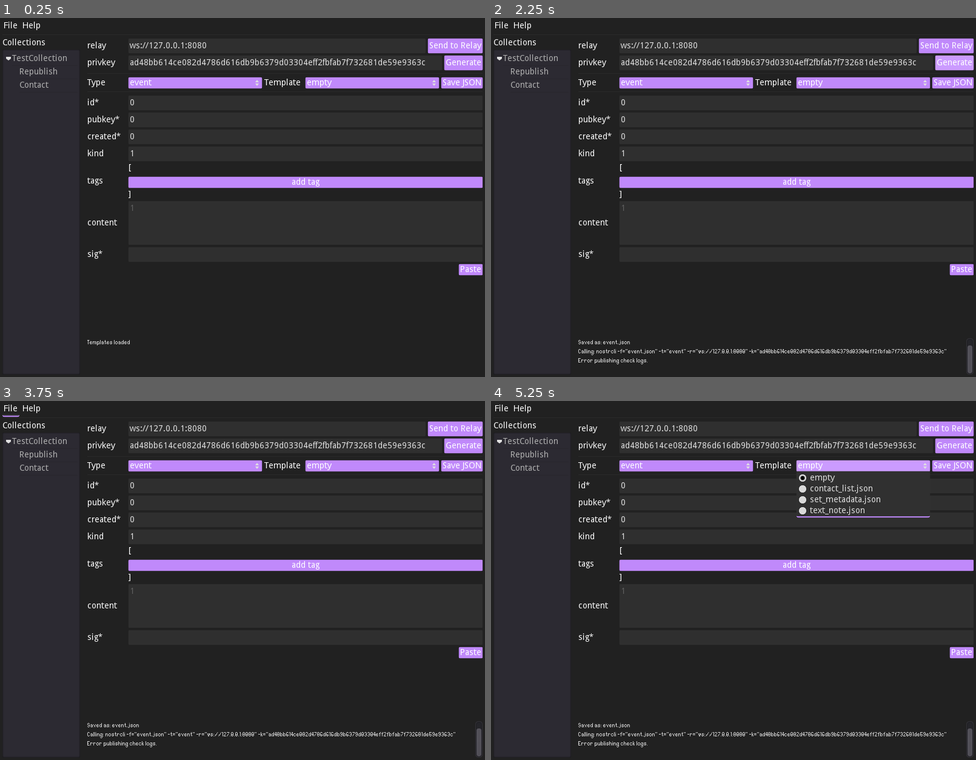
Above: before the commit, frames 1-4 (two rows, left to right).
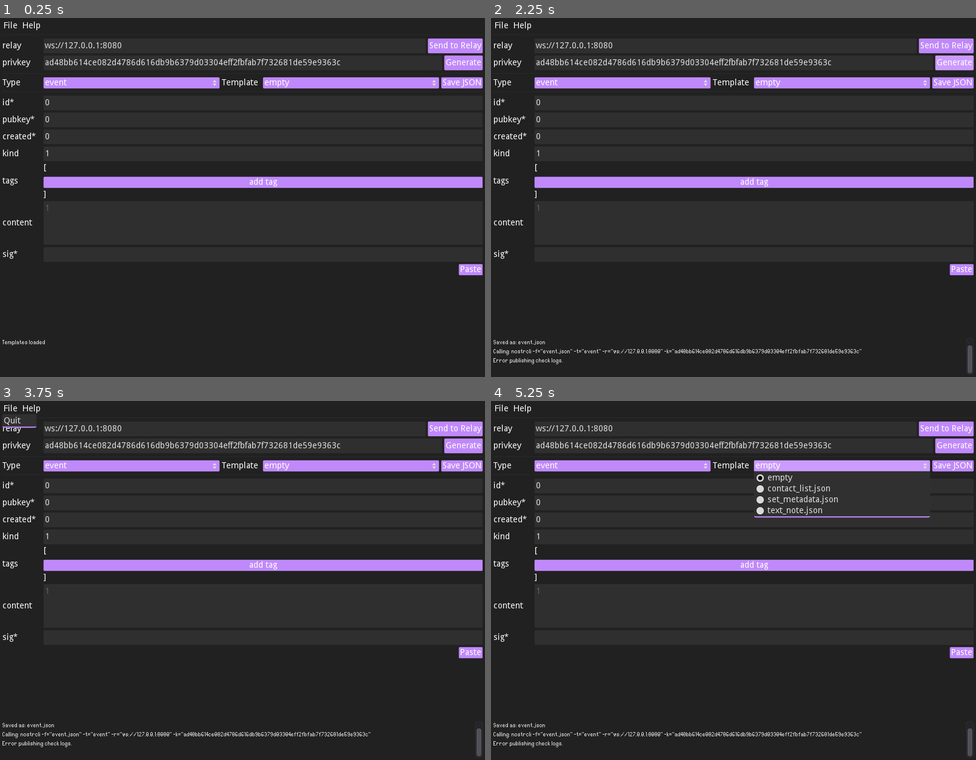
Above: after the commit, the same moments.

Repository: themangomago/nostr-cli-gui
Game: Godot game, scene res://src/Tool.tscn
Two runs of this game, one before a commit and one after it. Both use one fixed random seed, a clock stepped at 60 frames per second and the inputs below.
Inputs:
- Up to frame 1 (0.25 s): no input
- Up to frame 2 (2.25 s): click "Help" at 0.5 s; click "Send to Relay" at 1.25 s; click "Generate" at 2 s
- Up to frame 3 (3.75 s): click "Paste" at 2.75 s; click "File" at 3.5 s
- Up to frame 4 (5.25 s): click "event" at 4.25 s; click "empty" at 5 s

The runs differ from the first frame. In frame 1, 3.9% of the frame differs, in the area x 0-88%, y 5-92%; in frame 2, 4.6%; in frame 3, 4.6%; in frame 4, 5.3%, in the area x 0-94%, y 5-97%.

Commit message:
polishing

Diff:
--- a/src/Event.gd
+++ b/src/Event.gd
@@ -66,6 +66,7 @@
 	var event = get_event()
 	var event_string = to_json(event)
 	OS.set_clipboard(event_string)
+	Global.add_log("Event copied..")
 
 
 func _on_Paste_button_up():
@@ -75,3 +76,4 @@
 		var result = json.result
 		if result.has("id") and result.has("pubkey") and result.has("created_at") and result.has("kind") and result.has("tags") and result.has("content") and result.has("sig"):
 			setup(result)
+			Global.add_log("Event pasted..")
--- a/src/Event.tscn
+++ b/src/Event.tscn
@@ -100,12 +100,12 @@
 [node name="tags" type="HBoxContainer" parent="."]
 margin_top = 112.0
 margin_right = 800.0
-margin_bottom = 172.0
+margin_bottom = 170.0
 
 [node name="Label" type="Label" parent="tags"]
-margin_top = 18.0
-margin_right = 64.0
-margin_bottom = 42.0
+margin_top = 17.0
+margin_right = 64.0
+margin_bottom = 41.0
 rect_min_size = Vector2( 64, 24 )
 text = "tags"
 valign = 1
@@ -113,7 +113,7 @@
 [node name="v" type="VBoxContainer" parent="tags"]
 margin_left = 68.0
 margin_right = 800.0
-margin_bottom = 60.0
+margin_bottom = 58.0
 size_flags_horizontal = 3
 
 [node name="open" type="Label" parent="tags/v"]
@@ -130,20 +130,20 @@
 [node name="add_tag" type="Button" parent="tags/v"]
 margin_top = 22.0
 margin_right = 732.0
-margin_bottom = 42.0
+margin_bottom = 40.0
 size_flags_horizontal = 3
 text = "add tag"
 
 [node name="close" type="Label" parent="tags/v"]
-margin_top = 46.0
-margin_right = 732.0
-margin_bottom = 60.0
+margin_top = 44.0
+margin_right = 732.0
+margin_bottom = 58.0
 text = "]"
 
 [node name="content" type="HBoxContainer" parent="."]
-margin_top = 176.0
-margin_right = 800.0
-margin_bottom = 248.0
+margin_top = 174.0
+margin_right = 800.0
+margin_bottom = 246.0
 
 [node name="Label" type="Label" parent="content"]
 margin_top = 24.0
@@ -162,9 +162,9 @@
 show_line_numbers = true
 
 [node name="sig" type="HBoxContainer" parent="."]
-margin_top = 252.0
-margin_right = 800.0
-margin_bottom = 276.0
+margin_top = 250.0
+margin_right = 800.0
+margin_bottom = 274.0
 
 [node name="Label" type="Label" parent="sig"]
 margin_right = 64.0
@@ -183,26 +183,26 @@
 caret_blink_speed = 0.5
 
 [node name="tools" type="HBoxContainer" parent="."]
-margin_top = 280.0
-margin_right = 800.0
-margin_bottom = 300.0
+margin_top = 278.0
+margin_right = 800.0
+margin_bottom = 296.0
 
 [node name="spacer" type="Control" parent="tools"]
-margin_right = 702.0
-margin_bottom = 20.0
+margin_right = 718.0
+margin_bottom = 18.0
 size_flags_horizontal = 3
 size_flags_vertical = 3
 
 [node name="Copy" type="Button" parent="tools"]
-margin_left = 706.0
-margin_right = 749.0
-margin_bottom = 20.0
+margin_left = 722.0
+margin_right = 757.0
+margin_bottom = 18.0
 text = "Copy"
 
 [node name="Paste" type="Button" parent="tools"]
-margin_left = 753.0
-margin_right = 800.0
-margin_bottom = 20.0
+margin_left = 761.0
+margin_right = 800.0
+margin_bottom = 18.0
 text = "Paste"
 
 [connection signal="button_up" from="tags/v/add_tag" to="." method="_on_add_tag_button_up"]
--- a/src/Global.gd
+++ b/src/Global.gd
@@ -1,4 +1,6 @@
 extends Node
+
+const VERSION = "0.1"
 
 var logWindow = null
 
--- a/src/Tool.gd
+++ b/src/Tool.gd
@@ -33,6 +33,8 @@
 
 	Global.logWindow = $v/h/v/Log
 
+	setup_toolbar()
+
 	var tree = $v/h/files/Tree
 	var root = tree.create_item()
 
@@ -77,6 +79,26 @@
 		$v/h/v/v/scroll/v.add_child(event)
 		event.setup(current_event)
 
+func setup_toolbar():
+	var popup = $v/toolbar/File.get_popup()
+	popup.add_item("Quit")
+	popup.connect("id_pressed", self, "_file_item_pressed")
+
+	popup = $v/toolbar/Help.get_popup()
+	popup.add_item("Version")
+	popup.add_item("Help")
+	popup.connect("id_pressed", self, "_help_item_pressed")
+
+
+func _file_item_pressed(id):
+	if id == 0:
+		get_tree().quit()
+
+func _help_item_pressed(id):
+	if id == 0:
+		Global.add_log("Version: " + str(Global.VERSION))
+	elif id == 1:
+		OS.shell_open("https://github.com/themangomago/nostr-cli-gui")
 
 
 func remove_events(index):
@@ -185,7 +207,8 @@
 			]
 			var output = nostrcli(params)
 			var events = getEventsFromResult(output)
-			child.show_results(events)
+			if events:
+				child.show_results(events)
 
 
 func getEventsFromResult(output):
--- a/src/Tool.tscn
+++ b/src/Tool.tscn
@@ -23,35 +23,36 @@
 
 [node name="toolbar" type="HBoxContainer" parent="v"]
 margin_right = 792.0
-margin_bottom = 20.0
+margin_bottom = 18.0
 
 [node name="File" type="MenuButton" parent="v/toolbar"]
-margin_right = 35.0
-margin_bottom = 20.0
+margin_right = 27.0
+margin_bottom = 18.0
 text = "File"
 
 [node name="Help" type="MenuButton" parent="v/toolbar"]
-margin_left = 39.0
-margin_right = 81.0
-margin_bottom = 20.0
+margin_left = 31.0
+margin_right = 65.0
+margin_bottom = 18.0
 focus_mode = 2
 text = "Help"
 
 [node name="HSeparator" type="HSeparator" parent="v"]
-margin_top = 24.0
-margin_right = 792.0
-margin_bottom = 28.0
+margin_top = 22.0
+margin_right = 792.0
+margin_bottom = 26.0
 
 [node name="h" type="HSplitContainer" parent="v"]
-margin_top = 32.0
+margin_top = 30.0
 margin_right = 792.0
 margin_bottom = 584.0
 size_flags_horizontal = 3
 size_flags_vertical = 3
 
 [node name="files" type="VBoxContainer" parent="v/h"]
+visible = false
 margin_right = 128.0
-margin_bottom = 552.0
+margin_bottom = 554.0
 rect_min_size = Vector2( 0, 200 )
 
 [node name="Label" type="Label" parent="v/h/files"]
@@ -62,22 +63,21 @@
 [node name="Tree" type="Tree" parent="v/h/files"]
 margin_top = 18.0
 margin_right = 128.0
-margin_bottom = 552.0
+margin_bottom = 554.0
 rect_min_size = Vector2( 128, 0 )
 size_flags_vertical = 3
 
 [node name="v" type="VSplitContainer" parent="v/h"]
-margin_left = 140.0
-margin_right = 792.0
-margin_bottom = 552.0
+margin_right = 792.0
+margin_bottom = 554.0
 
 [node name="v" type="VBoxContainer" parent="v/h/v"]
-margin_right = 652.0
-margin_bottom = 480.0
+margin_right = 792.0
+margin_bottom = 482.0
 size_flags_vertical = 3
 
 [node name="relay" type="HBoxContainer" parent="v/h/v/v"]
-margin_right = 652.0
+margin_right = 792.0
 margin_bottom = 24.0
 
 [node name="Label" type="Label" parent="v/h/v/v/relay"]
@@ -90,21 +90,21 @@
 
 [node name="LineEdit" type="LineEdit" parent="v/h/v/v/relay"]
 margin_left = 68.0
-margin_right = 550.0
+margin_right = 698.0
 margin_bottom = 24.0
 rect_min_size = Vector2( 0, 24 )
 size_flags_horizontal = 3
 text = "ws://127.0.0.1:8080"
 
 [node name="SendButton" type="Button" parent="v/h/v/v/relay"]
-margin_left = 554.0
-margin_right = 652.0
+margin_left = 702.0
+margin_right = 792.0
 margin_bottom = 24.0
 text = "Send to Relay"
 
 [node name="priv" type="HBoxContainer" parent="v/h/v/v"]
 margin_top = 28.0
-margin_right = 652.0
+margin_right = 792.0
 margin_bottom = 52.0
 
 [node name="Label" type="Label" parent="v/h/v/v/priv"]
@@ -117,88 +117,88 @@
 
 [node name="LineEdit" type="LineEdit" parent="v/h/v/v/priv"]
 margin_left = 68.0
-margin_right = 577.0
+margin_right = 725.0
 margin_bottom = 24.0
 rect_min_size = Vector2( 0, 24 )
 size_flags_horizontal = 3
 text = "ad48bb614ce082d4786d616db9b6379d03304eff2fbfab7f732681de59e9363c"
 
 [node name="GenKey" type="Button" parent="v/h/v/v/priv"]
-margin_left = 581.0
-margin_right = 652.0
+margin_left = 729.0
+margin_right = 792.0
 margin_bottom = 24.0
 text = "Generate"
 
 [node name="sep" type="HSeparator" parent="v/h/v/v"]
 margin_top = 56.0
-margin_right = 652.0
+margin_right = 792.0
 margin_bottom = 60.0
 
 [node name="toolbuttons" type="HBoxContainer" parent="v/h/v/v"]
 margin_top = 64.0
-margin_right = 652.0
-margin_bottom = 84.0
+margin_right = 792.0
+margin_bottom = 82.0
 
 [node name="TypeLabel" type="Label" parent="v/h/v/v/toolbuttons"]
-margin_top = 3.0
+margin_top = 2.0
 margin_right = 64.0
-margin_bottom = 17.0
+margin_bottom = 16.0
 rect_min_size = Vector2( 64, 0 )
 text = "Type"
 valign = 1
 
 [node name="TypeOption" type="OptionButton" parent="v/h/v/v/toolbuttons"]
 margin_left = 68.0
-margin_right = 284.0
-margin_bottom = 20.0
+margin_right = 358.0
+margin_bottom = 18.0
 rect_min_size = Vector2( 0, 16 )
 size_flags_horizontal = 3
 
 [node name="TemplateLabel" type="Label" parent="v/h/v/v/toolbuttons"]
-margin_left = 288.0
-margin_top = 3.0
-margin_right = 352.0
-margin_bottom = 17.0
+margin_left = 362.0
+margin_top = 2.0
+margin_right = 426.0
+margin_bottom = 16.0
 rect_min_size = Vector2( 64, 0 )
 text = "Template"
 valign = 1
 
 [node name="TemplateOption" type="OptionButton" parent="v/h/v/v/toolbuttons"]
-margin_left = 356.0
-margin_right = 572.0
-margin_bottom = 20.0
+margin_left = 430.0
+margin_right = 720.0
+margin_bottom = 18.0
 rect_min_size = Vector2( 0, 16 )
 size_flags_horizontal = 3
 
 [node name="SaveButton" type="Button" parent="v/h/v/v/toolbuttons"]
-margin_left = 576.0
-margin_right = 652.0
-margin_bottom = 20.0
+margin_left = 724.0
+margin_right = 792.0
+margin_bottom = 18.0
 text = "Save JSON"
 
 [node name="sep2" type="HSeparator" parent="v/h/v/v"]
-margin_top = 88.0
-margin_right = 652.0
-margin_bottom = 92.0
+margin_top = 86.0
+margin_right = 792.0
+margin_bottom = 90.0
 
 [node name="scroll" type="ScrollContainer" parent="v/h/v/v"]
-margin_top = 96.0
-margin_right = 652.0
-margin_bottom = 480.0
+margin_top = 94.0
+margin_right = 792.0
+margin_bottom = 482.0
 rect_min_size = Vector2( 0, 64 )
 size_flags_horizontal = 3
 size_flags_vertical = 3
 
 [node name="v" type="VBoxContainer" parent="v/h/v/v/scroll"]
-margin_right = 652.0
-margin_bottom = 384.0
+margin_right = 792.0
+margin_bottom = 388.0
 size_flags_horizontal = 3
 size_flags_vertical = 3
 
 [node name="Log" type="RichTextLabel" parent="v/h/v"]
-margin_top = 492.0
-margin_right = 652.0
-margin_bottom = 552.0
+margin_top = 494.0
+margin_right = 792.0
+margin_bottom = 554.0
 rect_min_size = Vector2( 0, 60 )
 focus_mode = 2
 custom_fonts/normal_font = SubResource( 1 )
Not shown, added: .github/.godotignore
Not shown, added: .github/screenshot.png
Not shown, changed: .gitignore
Not shown, added: README.md
